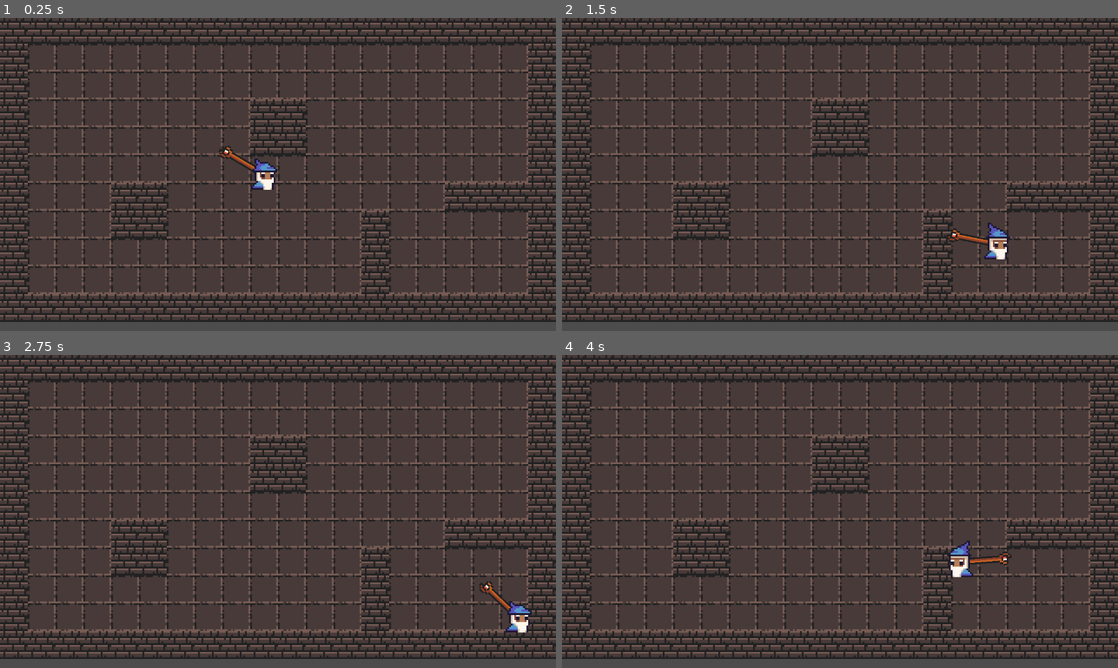
Above: before the commit, frames 1-4 (two rows, left to right).
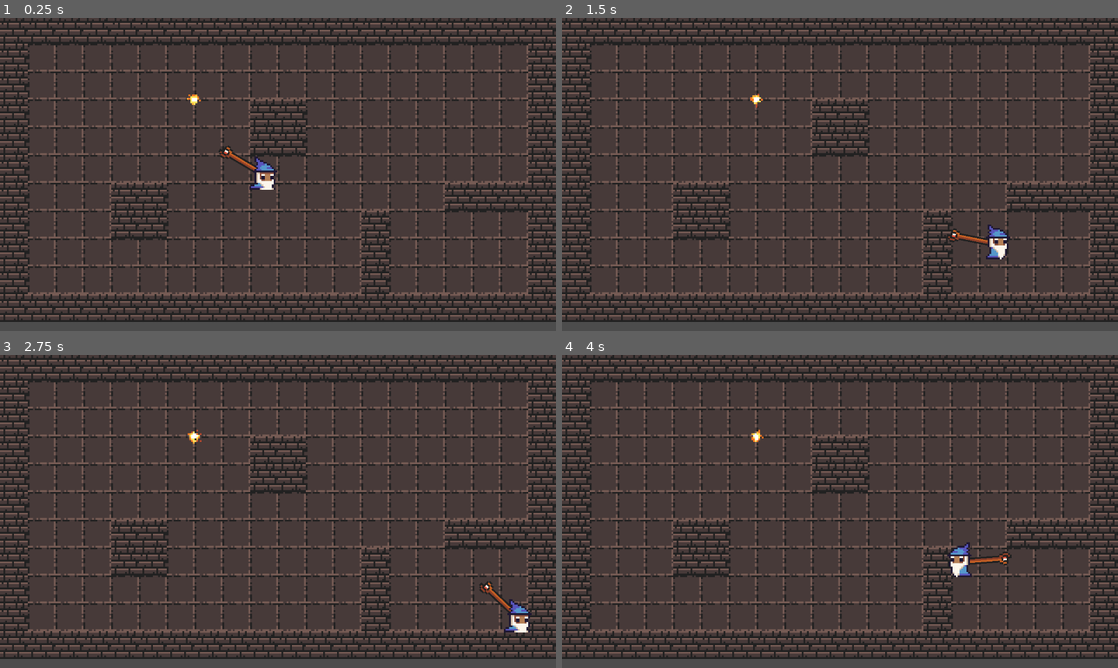
Above: after the commit, the same moments.

Repository: dsaltares/gmtk-2019
Game: Godot game, scene res://Playground.tscn
The game is run twice, just before and just after one commit, with the same random seed, the same clock (stepped at 60 frames per second) and the same inputs.
Inputs (mouse positions are in pixels of both pictures, inside the frame that each line leads up to):
- Up to frame 1 (0.25 s): no input
- Up to frame 2 (1.5 s): move the mouse to (962, 158) at 0.52 s; hold Right (move_right) 0.53-1.28 s; move the mouse to (728, 190) at 1.27 s; hold Down (move_down) from 1.28 s (still down)
- Up to frame 3 (2.75 s): move the mouse to (333, 442) at 2.02 s; release Down (move_down) at 2.03 s; hold Right (move_right) from 2.03 s (still down)
- Up to frame 4 (4 s): move the mouse to (812, 574) at 2.77 s; release Right (move_right) at 2.78 s; hold Up (move_up) 2.78-3.53 s; move the mouse to (1006, 558) at 3.52 s; hold Left (move_left) from 3.53 s (still down)

The runs differ from the first frame. In frame 1, 0.2% of the frame differs, in the area x 33-50%, y 24-55%; in frame 2, 0.2%; in frame 3, 0.2%; in frame 4, 0.2%, in the area x 34-74%, y 23-72%.

Commit message:
basic projectile scene

Diff:
--- a/game/Player.tscn
+++ b/game/Player.tscn
@@ -34,6 +34,7 @@
 extents = Vector2( 5.89552, 8.04179 )
 
 [node name="Player" type="KinematicBody2D"]
+collision_mask = 22
 script = ExtResource( 1 )
 
 [node name="WeaponPivot" type="Position2D" parent="."]
@@ -47,7 +48,7 @@
 position = Vector2( -0.184418, -5.16351 )
 frames = SubResource( 1 )
 animation = "run"
-frame = 3
+frame = 2
 playing = true
 
 [node name="CollisionShape2D" type="CollisionShape2D" parent="."]
--- a/game/Playground.tscn
+++ b/game/Playground.tscn
@@ -1,14 +1,17 @@
-[gd_scene load_steps=4 format=2]
+[gd_scene load_steps=5 format=2]
 
 [ext_resource path="res://tileset.tres" type="TileSet" id=1]
 [ext_resource path="res://Player.tscn" type="PackedScene" id=2]
 [ext_resource path="res://crosshair/Crosshair.gd" type="Script" id=3]
+[ext_resource path="res://projectile/Projectile.tscn" type="PackedScene" id=4]
 
 [node name="Root" type="Node2D"]
 
 [node name="TileMap" type="TileMap" parent="."]
 tile_set = ExtResource( 1 )
 cell_size = Vector2( 16, 16 )
+collision_layer = 4
+collision_mask = 27
 format = 1
 tile_data = PoolIntArray( -131079, 1, 0, -131078, 1, 0, -131077, 1, 0, -131076, 1, 0, -131075, 1, 0, -131074, 1, 0, -13 …(2910 unchanged characters)…
 
@@ -22,3 +25,5 @@
 
 [node name="Crosshair" type="Node" parent="."]
 script = ExtResource( 3 )
+
+[node name="Projectile" parent="." instance=ExtResource( 4 )]
--- a/game/project.godot
+++ b/game/project.godot
@@ -51,6 +51,14 @@
  ]
 }
 
+[layer_names]
+
+2d_physics/layer_1="player"
+2d_physics/layer_2="enemies"
+2d_physics/layer_3="environment"
+2d_physics/layer_4="player_projectiles"
+2d_physics/layer_5="enemy_projectiles"
+
 [rendering]
 
 environment/default_environment="res://default_env.tres"
--- /dev/null
+++ b/game/projectile/Projectile.tscn
@@ -0,0 +1,41 @@
+[gd_scene load_steps=4 format=2]
+
+[ext_resource path="res://projectile/sunburn.png" type="Texture" id=1]
+
+[sub_resource type="CircleShape2D" id=1]
+radius = 3.16603
+
+[sub_resource type="Animation" id=2]
+resource_name = "burn"
+length = 2.0
+loop = true
+tracks/0/type = "value"
+tracks/0/path = NodePath("Sprite:frame")
+tracks/0/interp = 1
+tracks/0/loop_wrap = true
+tracks/0/imported = false
+tracks/0/enabled = true
+tracks/0/keys = {
+"times": PoolRealArray( 0, 0.1, 0.2, 0.3, 0.4, 0.5, 0.6, 0.7, 0.8, 0.9, 1, 1.1, 1.2, 1.3, 1.4, 1.5, 1.6, 1.7, 1.8, 1.9, 2 ),
+"transitions": PoolRealArray( 1, 1, 1, 1, 1, 1, 1, 1, 1, 1, 1, 1, 1, 1, 1, 1, 1, 1, 1, 1, 1 ),
+"update": 1,
+"values": [ 0, 1, 2, 3, 4, 5, 6, 7, 8, 9, 10, 11, 12, 13, 14, 15, 16, 17, 18, 19, 20 ]
+}
+
+[node name="Projectile" type="KinematicBody2D"]
+collision_layer = 8
+collision_mask = 6
+
+[node name="Sprite" type="Sprite" parent="."]
+position = Vector2( 0.250702, 0 )
+texture = ExtResource( 1 )
+vframes = 8
+hframes = 8
+frame = 15
+
+[node name="CollisionShape2D" type="CollisionShape2D" parent="."]
+shape = SubResource( 1 )
+
+[node name="AnimationPlayer" type="AnimationPlayer" parent="."]
+autoplay = "burn"
+anims/burn = SubResource( 2 )
Binary file added: game/projectile/sunburn.png
Not shown, added: game/projectile/sunburn.png.import
